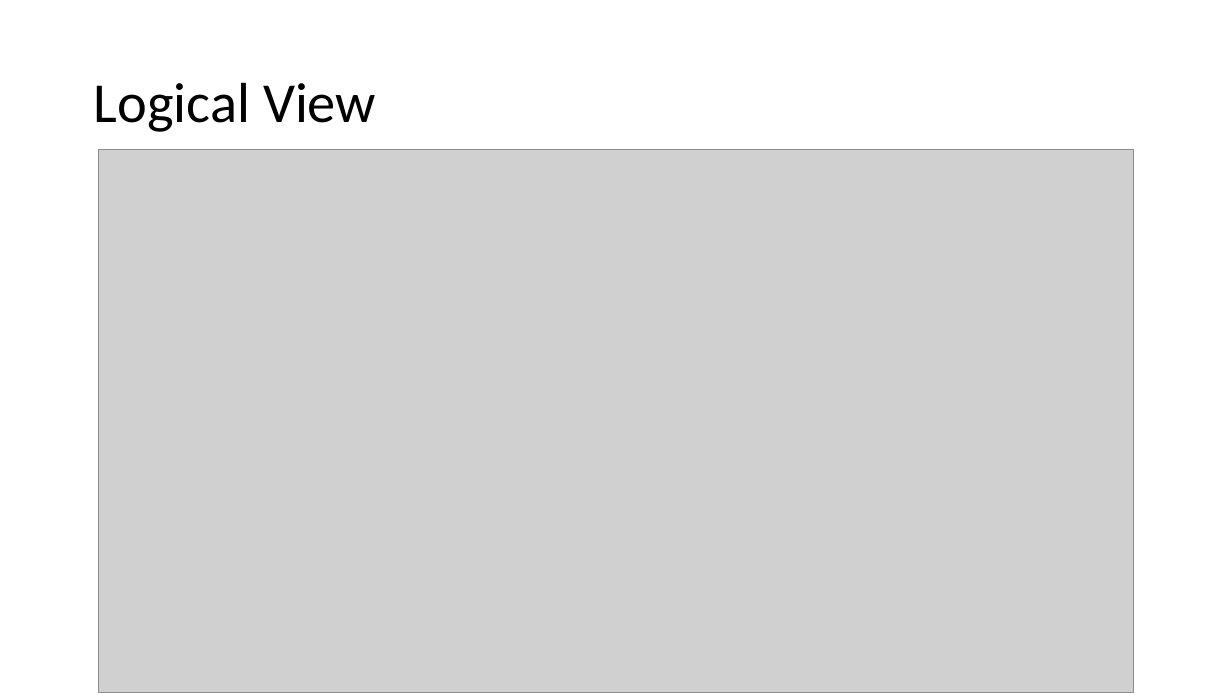
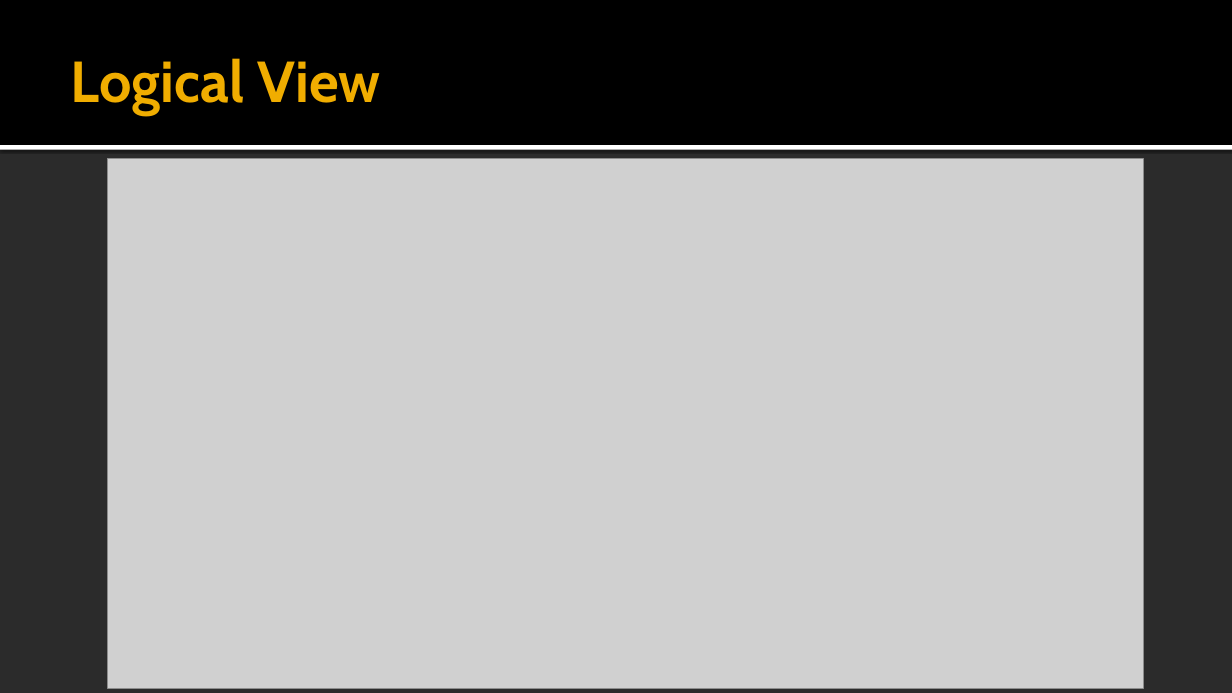
Before and after one commit to vkostyukov/la4j, a slide deck: slide 5 of ArchSW-docs/La4j.pptx. Drawn at 1232x693 pixels with LibreOffice and Linux fonts; fonts in the diff are those of the drawing; grey boxes stand for pictures; background and template pictures are left out; a plain dark background stands for a picture behind light text. Boxes give left, top, right and bottom in pixels: in the first picture for what was removed or moved away, otherwise in the second. Text is boxed around its words. In the diff, an @@ line names an element or a change of style, - is before the commit and + after.

```diff
--- a/ArchSW-docs/La4j.pptx
+++ b/ArchSW-docs/La4j.pptx
@@ background #FFFFFF to picture (left out) @@
@@ rectangle added at (x1=0, y1=0, x2=1232, y2=145), fill #000000 @@
@@ title "Logical View" moved from (x1=94, y1=82, x2=376, y2=132) to (x1=71, y1=58, x2=380, y2=114) @@
@@ title "Logical View" at (x1=71, y1=58, x2=380, y2=114): size 44 to 45 pt, font Calibri to Cabin, text colour #000000 to #F0AD00, bold on; line spacing 0.9 to 1 @@
@@ rectangle added at (x1=0, y1=145, x2=1232, y2=150), fill #FFFFFF @@
@@ picture resized from (x1=98, y1=150, x2=1134, y2=693) to (x1=108, y1=159, x2=1144, y2=689) @@
```
Also in this commit, not shown: 21 other slides changed.
